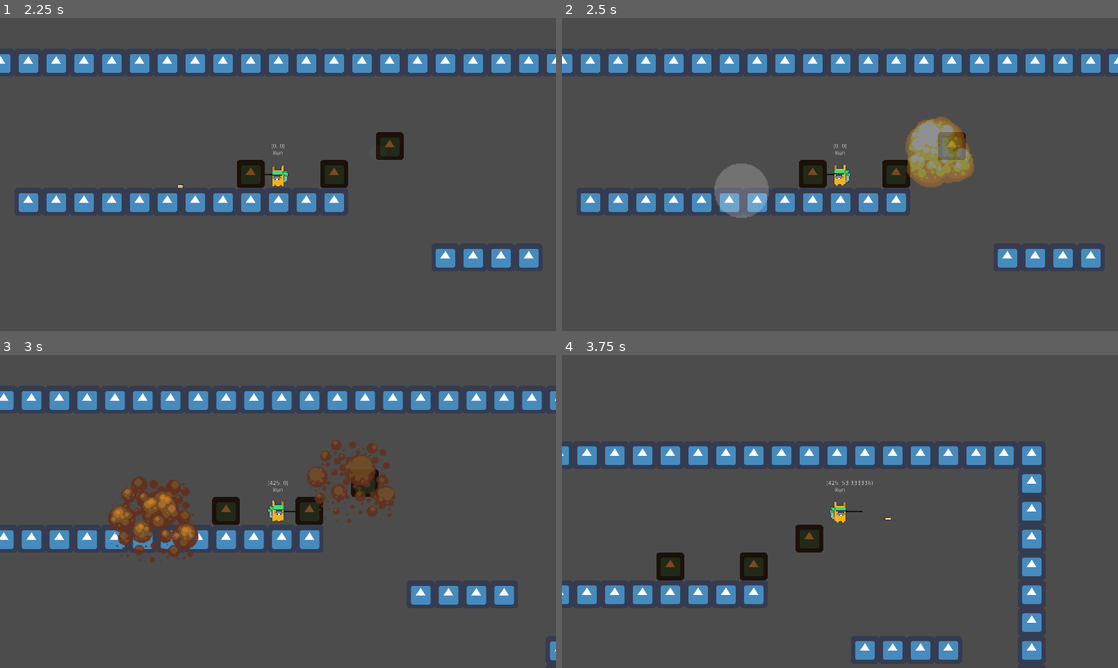
Above: before the commit, frames 1-4 (two rows, left to right).
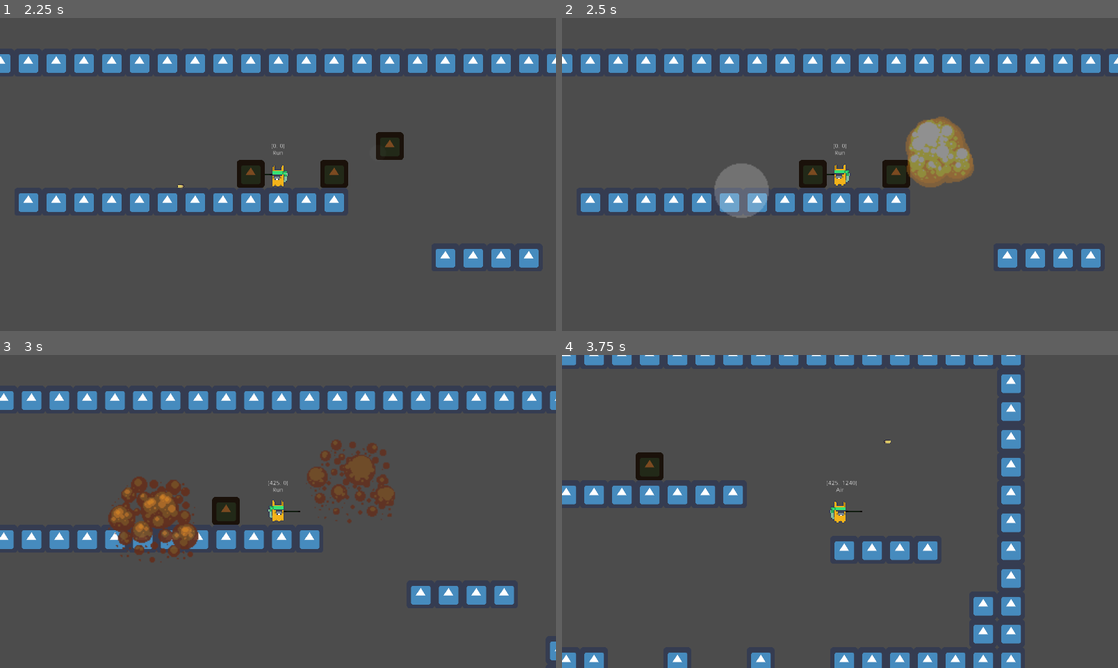
Above: after the commit, the same moments.

Repository: fruitdude/godot-metroidvania
Game: Godot game, scene res://src/main/Main.tscn
Two runs of this game, one before a commit and one after it. Both use one fixed random seed, a clock stepped at 60 frames per second and the inputs below. The engine's default icon, where the game draws it, is replaced by a stand-in: a white triangle on a blue panel in a dark square.
Inputs (mouse positions are in pixels of both pictures, inside the frame that each line leads up to):
- Up to frame 1 (2.25 s): move the mouse to (400, 158) at 0.52 s; press the mouse at (400, 158) at 0.53 s; hold D (move_right) 0.53-2.03 s; tap Space (jump) at 0.77, 1.52 s; move the mouse to (166, 190) at 1.27 s; release the mouse at (166, 190) at 1.28 s; tap Shift (stay_stationary) at 1.35 s; move the mouse to (333, 105) at 2.02 s; press the mouse at (333, 105) at 2.03 s; hold A (move_left) from 2.03 s (still down)
- Up to frame 2 (2.5 s): keep holding A (move_left)
- Up to frame 3 (3 s): move the mouse to (250, 574) at 2.77 s; release A (move_left) at 2.78 s; release the mouse at (250, 574) at 2.78 s; hold D (move_right) from 2.78 s (still down); tap Shift (stay_stationary) at 2.85 s
- Up to frame 4 (3.75 s): keep holding D (move_right); tap Space (jump) at 3.02 s; move the mouse to (1006, 558) at 3.52 s; press the mouse at (1006, 558) at 3.53 s

Frame 1 is identical in both runs. In frame 2, 0.4% of the frame differs, in the area x 67-73%, y 36-46%; in frame 3, 0.6%; in frame 4, 17%, in the area x 0-87%, y 0-100%.

Commit message:
grenade launcher prototype

Diff:
--- a/src/destructibles/box/Box.gd
+++ b/src/destructibles/box/Box.gd
@@ -11,9 +11,10 @@
 var is_on_box := false
 
 
-func _on_Area2D_area_entered(_area: Area2D) -> void:
+func _on_Area2D_area_entered(area: Area2D) -> void:
 	hit_points = clamp(hit_points, 1.0, 3.0)
-	hit_points -= 1.0
+	hit_points -= area.damage
+
 
 	if hit_points <= 0.0:
 		_disable_sprite_and_collisions()
--- a/src/enemies/snail/Snail.gd
+++ b/src/enemies/snail/Snail.gd
@@ -29,7 +29,7 @@
 
 
 func _on_Snail_area_entered(area):
-	health_points -= 2
+	health_points -= area.damage
 
 	if health_points <= 0:
 		queue_free()
--- /dev/null
+++ b/src/weapons/GrenateLauncher/Grenade/Area2D.gd
@@ -0,0 +1,3 @@
+extends Area2D
+
+var damage := 0.0
--- a/src/weapons/GrenateLauncher/Grenade/Grenade.gd
+++ b/src/weapons/GrenateLauncher/Grenade/Grenade.gd
@@ -3,6 +3,8 @@
 
 export(NodePath) onready var timer = get_node(timer) as Timer
 export(PackedScene) onready var explosion
+
+var damage := 1.0 #only used so the enemies give no error message
 
 
 func _on_Timer_timeout() -> void:
--- a/src/weapons/GrenateLauncher/Grenade/Grenade.tscn
+++ b/src/weapons/GrenateLauncher/Grenade/Grenade.tscn
@@ -1,8 +1,9 @@
-[gd_scene load_steps=7 format=2]
+[gd_scene load_steps=8 format=2]
 
 [ext_resource path="res://src/weapons/GrenateLauncher/Grenade/Explosion/Explosion.tscn" type="PackedScene" id=1]
 [ext_resource path="res://src/weapons/GrenateLauncher/Grenade/Grenade.gd" type="Script" id=2]
 [ext_resource path="res://assets/bullet.png" type="Texture" id=3]
+[ext_resource path="res://src/weapons/GrenateLauncher/Grenade/Area2D.gd" type="Script" id=4]
 
 [sub_resource type="PhysicsMaterial" id=2]
 bounce = 0.5
@@ -12,8 +13,8 @@
 height = 8.0
 
 [sub_resource type="CapsuleShape2D" id=3]
-radius = 4.0
-height = 8.0
+radius = 5.0
+height = 10.0
 
 [node name="Grenade" type="RigidBody2D"]
 collision_layer = 0
@@ -39,6 +40,7 @@
 [node name="Area2D" type="Area2D" parent="."]
 collision_layer = 16
 collision_mask = 9
+script = ExtResource( 4 )
 
 [node name="CollisionShape2D" type="CollisionShape2D" parent="Area2D"]
 rotation = 1.5708
